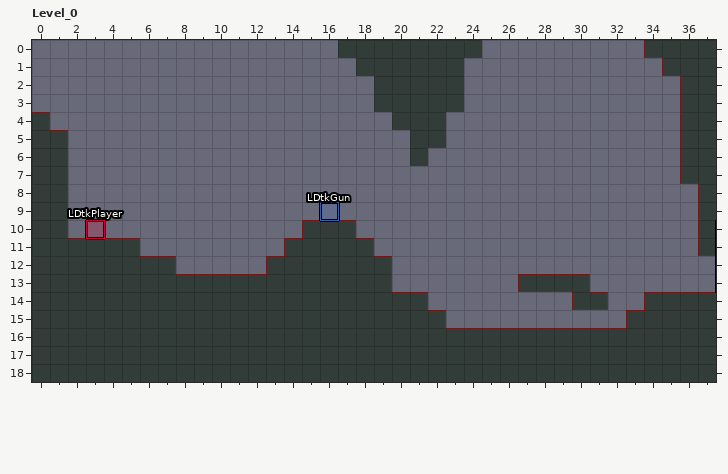
One commit to this LDtk project: The Lost Hope/Content/World.ldtk. The picture above is the old version.
Cells are 32x32 px. Shown: Level_0 x 0..37, y 0..18.
The result:
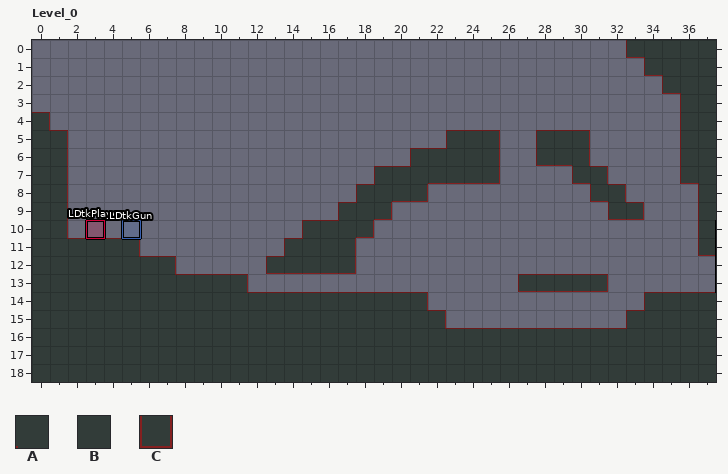
Key: from "Collisions": A 1; from "Spritesheet": B 7, C 22.
_ is an empty cell.
Objects are placed by their top-left corner, in cells (3,4 is the top-left corner of cell 3,4); size is 1x1 cell unless given.
Message: guns now work, a lot of smaller changes/tweaks
The exact change:
{"where": "layer \"Test\""}
{"y":0,"x":17,"old":"BBBBBBBB","new":"________"}
{"y":1,"x":18,"old":"BBBBBB","new":"______"}
{"y":2,"x":19,"old":"BBBBB","new":"_____"}
{"y":3,"x":19,"old":"BBBBB","new":"_____"}
{"y":4,"x":20,"old":"BBB","new":"___"}
{"y":5,"x":21,"old":"BB","new":"__"}
{"y":6,"x":21,"old":"B","new":"C"}
{"where": "layer \"Collisions\""}
{"y":0,"x":33,"old":"_","new":"A"}
{"y":1,"x":34,"old":"_","new":"A"}
{"y":2,"x":35,"old":"_","new":"A"}
{"y":5,"x":23,"old":"___","new":"AAA"}
{"y":5,"x":28,"old":"___","new":"AAA"}
{"y":6,"x":21,"old":"_____","new":"AAAAA"}
{"y":6,"x":28,"old":"___","new":"AAA"}
{"y":7,"x":19,"old":"_______","new":"AAAAAAA"}
{"y":7,"x":30,"old":"__","new":"AA"}
{"y":8,"x":18,"old":"____","new":"AAAA"}
{"y":8,"x":31,"old":"__","new":"AA"}
{"y":9,"x":17,"old":"___","new":"AAA"}
{"y":9,"x":32,"old":"__","new":"AA"}
{"y":10,"x":18,"old":"_","new":"A"}
{"y":11,"x":18,"old":"A","new":"_"}
{"y":12,"x":18,"old":"AA","new":"__"}
{"y":13,"x":12,"old":"AAAAAAAA","new":"________"}
{"y":13,"x":31,"old":"_","new":"A"}
{"y":14,"x":30,"old":"AA","new":"__"}
{"where": "layer \"Entities\""}
{"was": "\"LDtkGun\" rectangle at 16,9", "now": "\"LDtkGun\" rectangle at 5,10"}
